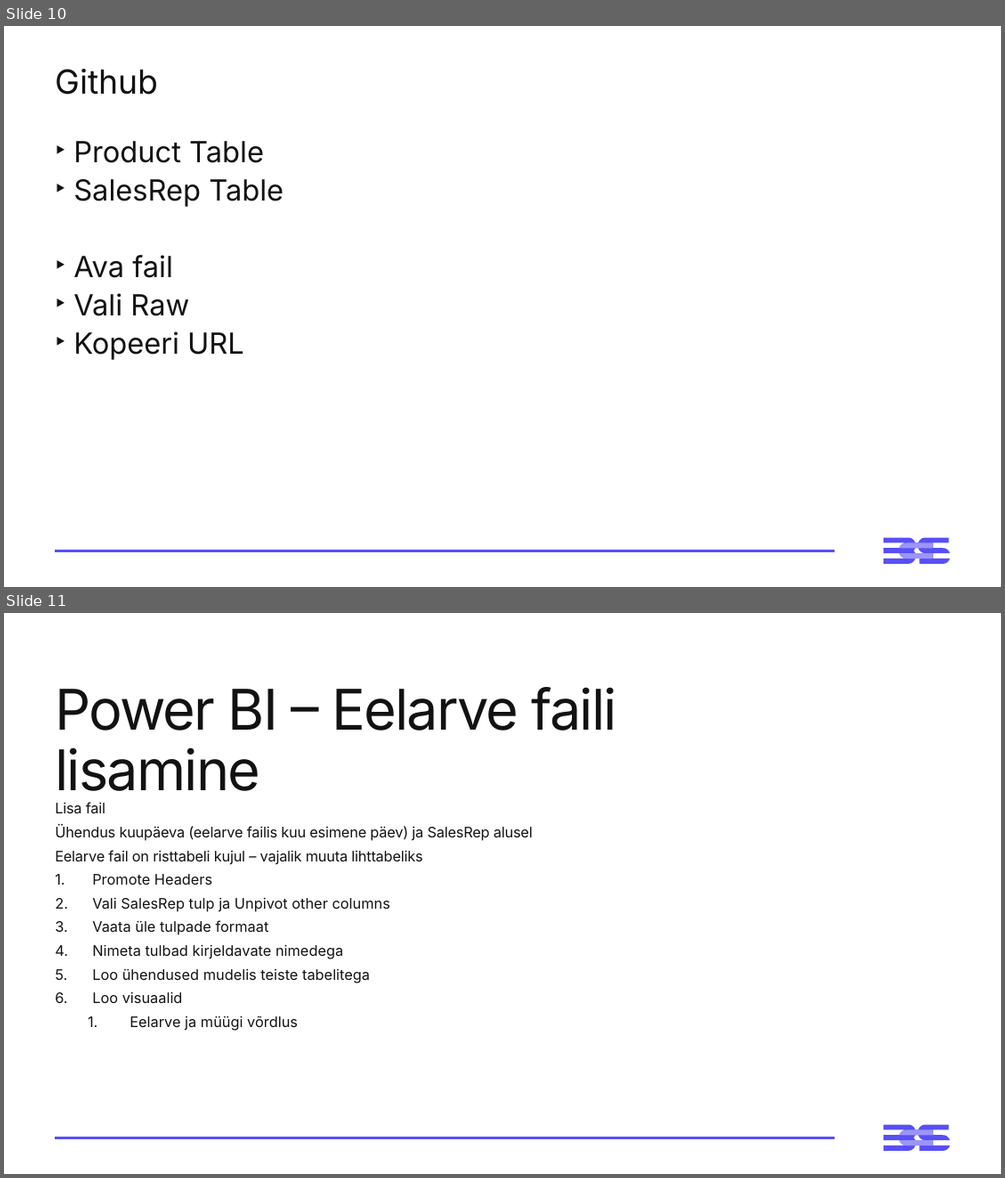
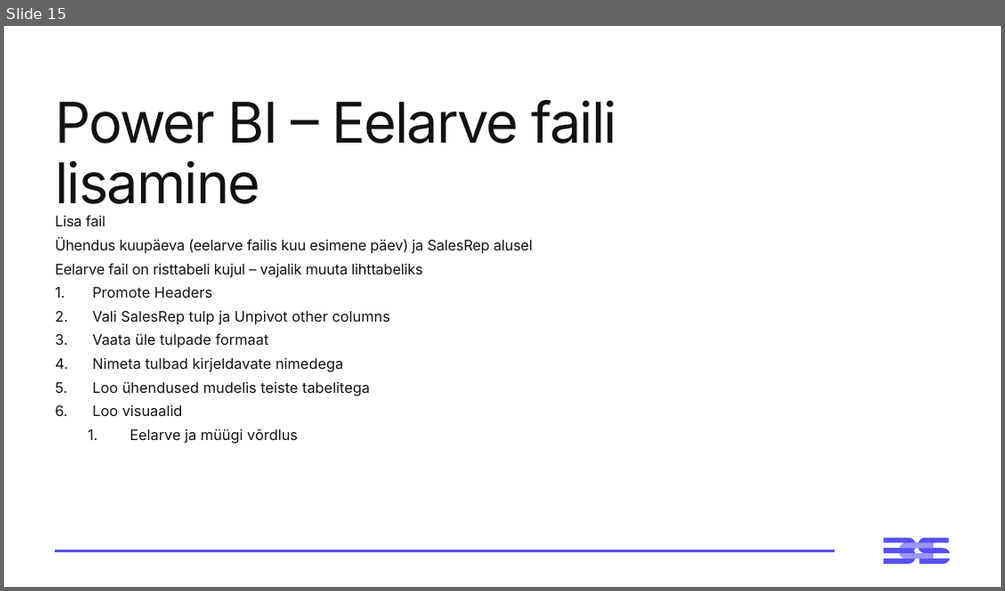
Before and after one commit to emilieabel/andmetarkus, a slide deck: Materjalid/Day3 M Visuaalid Andmelugu/3-paev-andmetarkus-esitlus.pptx. Shown one above the other, each under a label of ours: slides 10 and 11 before the commit, slide 15 after it. The pictures are 1005x1178 and 1005x591 pixels, drawn with LibreOffice and Linux fonts; fonts in the diff are those of the drawing; background and template pictures are left out. Boxes give left, top, right and bottom in pixels: in the first picture for what was removed or moved away, otherwise in the second. Text is boxed around its words. In the diff, an @@ line names an element or a change of style, - is before the commit and + after.

```diff
--- a/Materjalid/Day3 M Visuaalid Andmelugu/3-paev-andmetarkus-esitlus.pptx
+++ b/Materjalid/Day3 M Visuaalid Andmelugu/3-paev-andmetarkus-esitlus.pptx
@@ slide 10 removed at bbox=[4, 26, 1001, 587], background #FFFFFF; not listed: 3 template elements that a slide beside it also shows @@
@@ title removed at bbox=[55, 69, 158, 95] @@
-Github
@@ text removed at bbox=[73, 141, 283, 360] @@
-‣ Product Table
-‣ SalesRep Table
-‣ Ava fail
-‣ Vali Raw
-‣ Kopeeri URL
@@ what was slide 11 is now slide 15 @@
```
Also in this commit, not shown: 2 slides changed, 6 slides added, 1 other slide removed, 3 other files.
